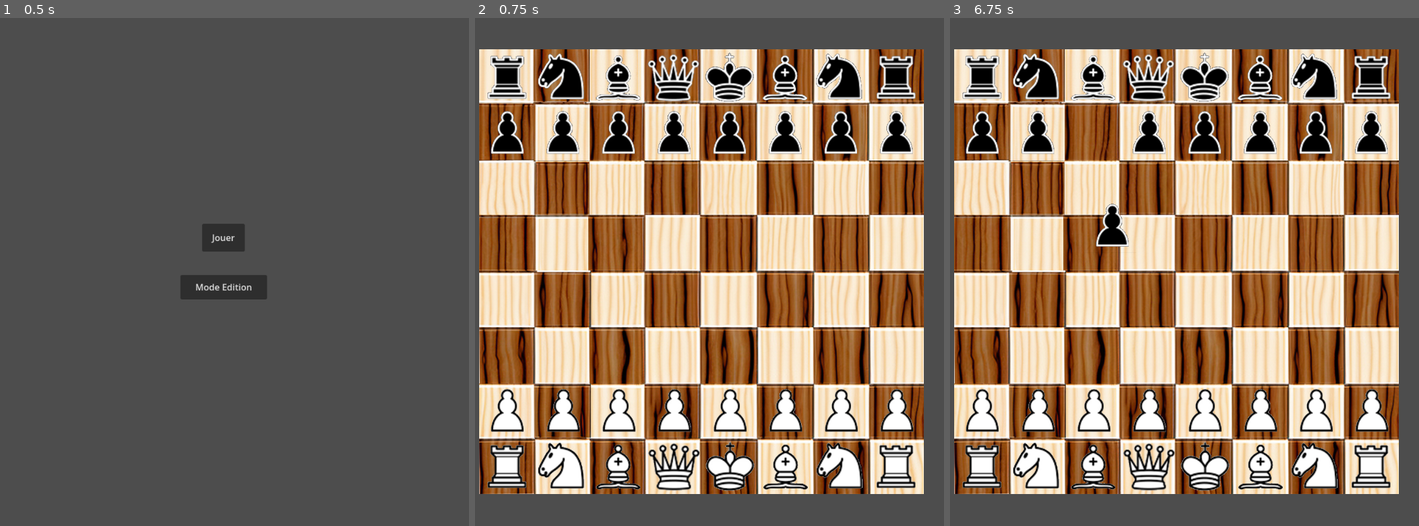
Above: before the commit, frames 1-3 (left to right).
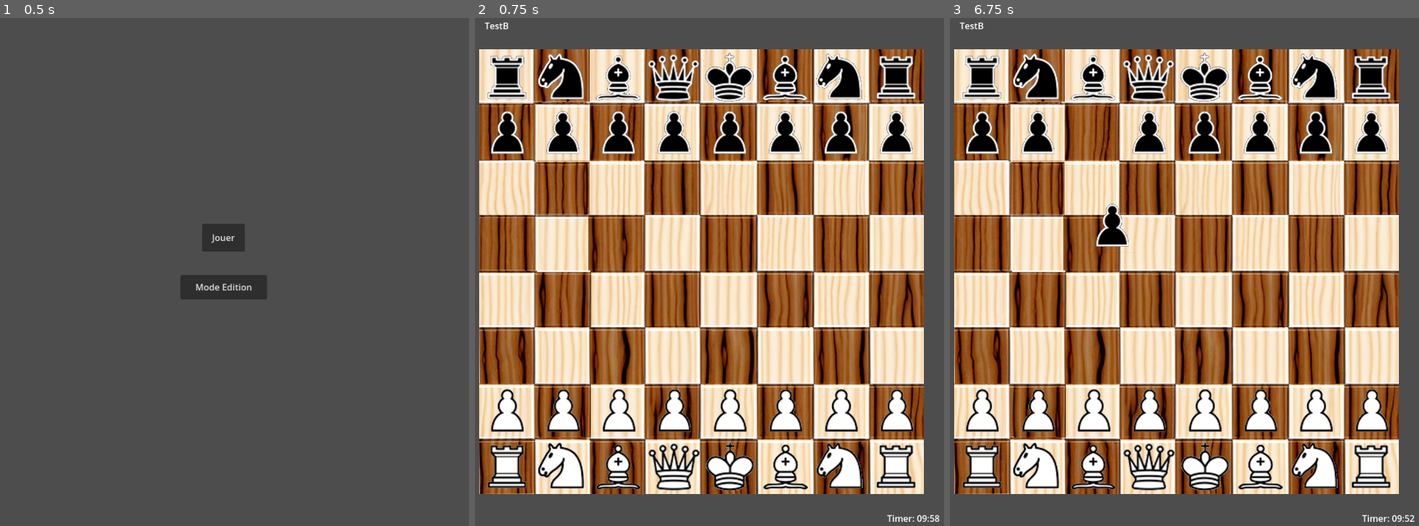
Above: after the commit, the same moments.

Repository: FabriceValmont/ChessGame-in-Godot4
Game: Godot game, scene res://Scene/menu.tscn
The game is run twice, just before and just after one commit, with the same random seed, the same clock (stepped at 60 frames per second) and the same inputs.
Inputs (mouse positions are in pixels of both pictures, inside the frame that each line leads up to):
- Up to frame 1 (0.5 s): no input
- Up to frame 2 (0.75 s): click "Jouer" at 0.5 s
- Up to frame 3 (6.75 s): tap Enter at 1.25, 3.5, 5 s; move the mouse to (1297, 241) at 1.27 s; hold Shift 1.28-2 s; click (1297, 241) at 1.42 s; tap Space at 2, 4.25, 5.75 s; drag from (1067, 297) to (982, 409) at 2.02 s; move the mouse to (1231, 150) at 2.77 s; tap Ctrl at 2.85 s; click (1231, 150) at 2.92 s; drag from (1146, 383) to (1259, 409) at 3.52 s; move the mouse to (1343, 353) at 4.27 s; tap Alt at 4.35 s; click (1343, 353) at 4.42 s; drag from (1010, 190) to (1095, 409) at 5.02 s; move the mouse to (1203, 272) at 5.77 s; hold Shift 5.78-6.5 s; click (1203, 272) at 5.92 s; drag from (1095, 134) to (1146, 409) at 6.52 s

Frame 1 is identical in both runs. In frame 2, 0.1% of the frame differs, in the area x 2-100%, y 0-100%; in frame 3, 0.1%.

Commit message:
Timer blanc fonctionnel

Diff:
--- a/Scene/gameScreen.tscn
+++ b/Scene/gameScreen.tscn
@@ -1,8 +1,11 @@
-[gd_scene load_steps=2 format=3 uid="uid://bvqyy2i46eb5v"]
+[gd_scene load_steps=3 format=3 uid="uid://bvqyy2i46eb5v"]
 
 [ext_resource type="PackedScene" uid="uid://dk1owigwb56dl" path="res://Scene/chess_board.tscn" id="1_867go"]
+[ext_resource type="PackedScene" uid="uid://8yq8uset58y6" path="res://Scene/timer.tscn" id="2_8fpir"]
 
 [node name="gameScreen" type="Node2D"]
 
 [node name="ChessBoard" parent="." instance=ExtResource("1_867go")]
 position = Vector2(100, 100)
+
+[node name="Timer" parent="." instance=ExtResource("2_8fpir")]
--- a/Scene/menu.tscn
+++ b/Scene/menu.tscn
@@ -4,6 +4,7 @@
 
 [node name="Menu" type="Control"]
 layout_mode = 3
+anchors_preset = 0
 size_flags_horizontal = 4
 script = ExtResource("1_1csow")
 
--- /dev/null
+++ b/Scene/timer.tscn
@@ -0,0 +1,22 @@
+[gd_scene format=3 uid="uid://8yq8uset58y6"]
+
+[node name="Timer" type="Node2D"]
+
+[node name="TimerWhite" type="Timer" parent="."]
+autostart = true
+
+[node name="TimerBlack" type="Timer" parent="."]
+autostart = true
+
+[node name="TextTimerWhite" type="Label" parent="."]
+offset_left = 834.0
+offset_top = 932.0
+offset_right = 882.0
+offset_bottom = 958.0
+
+[node name="TextTimeBlack" type="Label" parent="."]
+offset_left = 110.0
+offset_top = 46.0
+offset_right = 153.0
+offset_bottom = 72.0
+text = "TestB"
--- /dev/null
+++ b/Script/variable_global_option.gd
@@ -0,0 +1,32 @@
+extends Node
+
+var pathTextTimerWhite
+#@onready var pathTextTimerBlack = $gameScreen/Timer/TextTimerBlack
+var timerWhiteSecondes = 600
+var timerWhiteMinutes = int(timerWhiteSecondes / 60)
+var WhiteSecondsRemaining = timerWhiteSecondes % 60
+var timerBlackSecondes = 600
+var timerBlackMinutes = int(timerBlackSecondes / 60)
+var BlackSecondsRemaining = timerBlackSecondes % 60
+
+# Called when the node enters the scene tree for the first time.
+func _ready():
+	pathTextTimerWhite = "/root/gameScreen/Timer/TextTimerWhite"
+
+
+# Called every frame. 'delta' is the elapsed time since the previous frame.
+func _process(_delta):
+
+	if get_node(pathTextTimerWhite) != null :
+		print("TEST")
+		get_node(pathTextTimerWhite).set_text("Timer: " + str("%02d:%02d" % [timerWhiteMinutes, WhiteSecondsRemaining]))
+#		pathTextTimerBlack.set_text("Timer: " + str("%02d:%02d" % [timerBlackMinutes, BlackSecondsRemaining]))
+		if VariableGlobal.turnWhite == true :
+			WhiteSecondsRemaining -= _delta #Décompte des secondes
+			if WhiteSecondsRemaining < 0 : #Si les secondes atteignent 0
+				if timerWhiteMinutes > 0 : #Si des minutes restantes
+					timerWhiteMinutes -= 1 #Décrémentation des minutes
+					WhiteSecondsRemaining = 59 #Réinitialisation des secondes
+				else :
+					WhiteSecondsRemaining = 0 #Le timer est terminé
+					VariableGlobal.checkmate == true
--- a/project.godot
+++ b/project.godot
@@ -18,6 +18,7 @@
 [autoload]
 
 VariableGlobal="*res://Script/Variable_global.gd"
+VariableGlobalOption="*res://Script/variable_global_option.gd"
 
 [display]
 
